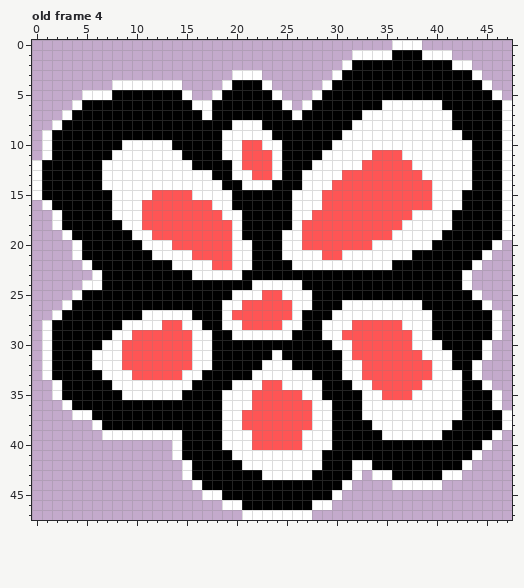
Pixel-art file, stored at Assets/Sprites/Explosion.aseprite. The picture above was drawn from the file before the commit.
48x48 pixels, 4 frames. Shown: old frame 4. The commit also changed other frames, which this record leaves out.
After:
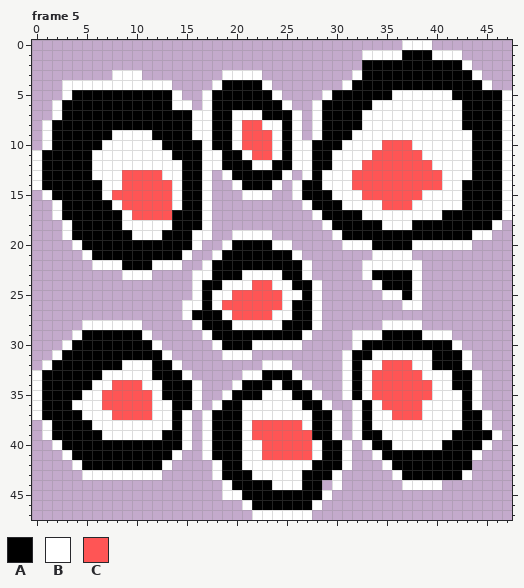
Palette (. is transparent): A #000000  B #ffffff  C #ff5555
A new or re-ordered frame is compared with the old frame closest to it.
The edit:
frames 4 -> 6
--- frame 5 is new; against old frame 4
@@ x 0..47 @@
- 0 ....................................BBB.........
- 1 ................................BBBBAAABBB......
- 2 ...............................BAAAAAAAAAABB....
- 3 ....................BBB.......BAAAAAAAAAAAAAB...
- 4 ........BBBBBBB....BAAAB.....BAAAAAAAAAAAAAAAB..
- 5 .....BBBAAAAAAAB..BAAAAAB...BAAAAAAAAAAAAAAAAAB.
- 6 ....BAAAAAAAAAAABBAAAAAAAB.BAAAAAAABBBBBBAAAAAAB
- 7 ...BAAAAAAAAAAAAABAAAAAAAABAAAAAABBBBBBBBBAAAAAB
- 8 ..BAAAAAAAAAAAAAAAAABBBAAAAAAAAABBBBBBBBBBAAAAAB
- 9 .BAAAAAAAAAAAAAAAAABBBBBAAAAAAABBBBBBBBBBBBAAAAB
-10 .BAAAAAAABBBBBAAAAABBCCBBAAAAABBBBBBBBBBBBBBAAAB
-11 .BAAAAAABBBBBBBAAAABBCCCBAAAABBBBBCCCBBBBBBBAAAB
-12 BAAAAAABBBBBBBBBAAAABCCCBAAABBBBBCCCCCBBBBBBAAAB
-13 BAAAAAABBBBBBBBBBBAABBCCBAABBBBCCCCCCCCBBBBBAAAB
-14 BAAAAAABBBBBBBBBBBBAABBBAAABBBCCCCCCCCCCBBBBAAAB
-15 BAAAAAAABBBBCCCCBBBBAAAAAABBBCCCCCCCCCCCBBBAAAAB
-16 .BAAAAAABBBCCCCCCCBBAAAAAABBBCCCCCCCCCCCBBBAAAAB
-17 ..BAAAAABBBCCCCCCCCBBAAAAABBCCCCCCCCCCBBBBAAAAAB
-18 ..BAAAAAABBCCCCCCCCCBAAAAABCCCCCCCCCCBBBBBAAAAAB
-19 ...BAAAAAABBCCCCCCCCBAAAABBCCCCCCCCCBBBBBAAAAAAB
-20 ....BAAAAAABBBCCCCCCBBAAABBCCCCCCCBBBBBBAAAAAAB.
-21 ....BAAAAAAABBBBCCCCBBAAABBBBCCBBBBBBBAAAAAAAB..
-22 .....BAAAAAAAABBBBCCBBAAAABBBBBBBBBBAAAAAAAAB...
-23 ......BAAAAAAAAABBBBBAAAAAAAAAAAAAAAAAAAAAAB....
-24 .....BBAAAAAAAAAAAAAAABBBBBAAAAAAAAAAAAAAAAB....
-25 ....BAAAAAAAAAAAAAAABBBCCBBBAAAAAAAAAAAAAAAAB...
-26 ...BAAAAAAAAAAAAAAABBCCCCCBBAAABBBBBBBBAAAAAAB..
-27 ..BAAAAAAAABBBBBAAABCCCCCCBAAABBBBBBBBBBAAAAAAB.
-28 .BAAAAAAABBBBCCBBAABBCCCCBBAABBBCCCCCBBBAAAAAAB.
-29 .BAAAAAABBCCCCCCBBAABBBBBBAAABBCCCCCCCBBAAAAAAB.
-30 .BAAAAABBCCCCCCCBBAAAAAAAAAAAABBCCCCCCBBBAAAAB..
-31 .BAAAABBBCCCCCCCBBAAAAAABAAAAAABCCCCCCCBBBAAAB..
-32 .BAAAABBBCCCCCCCBBAAAAABBBAAAAABBCCCCCCCBBAAB...
-33 .BAAAAABBBCCCCCBBAAAAABBBBBBAAABBCCCCCCCBBBAB...
-34 ..BAAAAABBBBBBBBAAAABBBCCBBBBAAABBCCCCCBBBBAAB..
-35 ..BAAAAAABBBBBBAAAABBBCCCCCBBAAAABBCCCBBBBBAAAB.
-36 ...BAAAAAAAAAAAAAAABBBCCCCCCBBAAABBBBBBBBBBAAAB.
-37 ....BBAAAAAAAAAAAAABBCCCCCCCBBAAABBBBBBBBBBAAAAB
-38 ......BAAAAAAAAAAAABBCCCCCCCBBAAAABBBBBBBBAAAAAB
-39 .......BBBBBBBBAAAABBBCCCCCBBBAAAAABBBBBBAAAAAB.
-40 ..............BAAAABBBCCCCCBBBAAAAAAAAAAAAAAAB..
-41 ..............BAAAAABBBBBBBBBAAAAAAAAAAAAAAAB...
-42 ...............BAAAAABBBBBBBBAAABBAAAAAAAAAB....
-43 ...............BAAAAAAABBBBBAAAAB.BBAAAAABB.....
-44 ................BAAAAAAAAAAAAAAB....BBBBB.......
-45 .................BBAAAAAAAAAAAB.................
-46 ...................BBAAAAAAABB..................
-47 .....................BBBBBBB....................
+ 0 .....................................BBB........
+ 1 .................................BBBBAAABBB.....
+ 2 .................................AAAAAAAAAAB....
+ 3 ........BBB........BBBB.........BAAAAAAAAAAAB...
+ 4 ...BBBBBBBBBBB....BAAAAB.......BAAAAAAAAAAAAAB..
+ 5 ...BAAAAAAAAAAB..BAAAAAAB....BAAAAAABBBBBBAAAAAB
+ 6 ..BAAAAAAAAAAABB.BAAAAAAAB..BAAAAABBBBBBBBBAAAAB
+ 7 ..BAAAAAAAAAAAAABBAABBBAAAB.BAAAABBBBBBBBBBAAAAB
+ 8 .BAAAAAAAAAAAAAABBAABCCBBAB.BAAAABBBBBBBBBBAAAAB
+ 9 .BAAAAAABBBBAAAABBAABCCCBAB.BAAABBBBBBBBBBBBAAAB
+10 .BAAAAABBBBBBAAAABAABCCCBABBAAABBBBCCCBBBBBBAAAB
+11 BAAAAABBBBBBBBAAABBAABCCBABBAABBBBCCCCCBBBBBAAAB
+12 BAAAAABBBBBBBBBAABBAAABBAABBAABBBCCCCCCCBBBBAAAB
+13 BAAAAABBBCCCCBBAAB.BAAAAAB.BABBBCCCCCCCCCBBBAAAB
+14 BAAAAAABBCCCCCBAAB..BAAAB.BAABBBCCCCCCCCCBBAAAAB
+15 .BAAAAABCCCCCCBAAB...BBB..BAAABBBCCCCCCBBBBAAAAB
+16 ..BAAAAABCCCCCBAAB.........BAAABBBBCCCBBBBBAAAAB
+17 ..BAAAAAABCCCCAAAB..........BAAAABBBBBBBBAAAAAAB
+18 ...BAAAAABBBBBAAAB...........BAAAAABBBAAAAAAAAB.
+19 ...BAAAAAABBBAAABB..BBBB......BAAAAAAAAAAAAABB..
+20 ....BAAAAAAAAAAAB..BAAAABB.....BBBAAAABBBBBB....
+21 .....BAAAAAAAAAB..BAAAAAAAB.......BBBB..........
+22 ......BBBAAABBB..BAAAAAAAAAB.....BBBBBB.........
+23 .........BBB....BBAAABBBBAAB.....BAAAAB.........
+24 ................BAABBBCCBBAAB.....BAAAB.........
+25 ................BABBCCCCCBBAB......BBAB.........
+26 ...............BBABCCCCCCBAAB........BB.........
+27 ...............BAAABCCCCBBAAB...................
+28 .....BBBBBB.....BAAABBBBBAAAB......BBBB.........
+29 ....BAAAAAAB.....BAAAAAAAAAB....BBBAAAABBB......
+30 ...BAAAAAAAAB.....BAAABBBBB.....BAAAAAAAAAB.....
+31 ..BAAAAAAAAAAB.....BBB.........BAABBBBBBAAAB....
+32 .BAAAAAAABBBAAB........BBB.....BABBCCCBBAAAB....
+33 BAAAAAABBBBBAAAB.....BBAAAB....BABCCCCCBBBAAB...
+34 BAAAAABBCCCBBAAAB...BAAABAAB...BABCCCCCCBBAAB...
+35 BAAAABBCCCCCBAAAB..BAAABBBAAB..BABCCCCCCBBBAB...
+36 BAAABBBCCCCCBBAAB.BAABBBBBBAAB..BABCCCCBBBBAB...
+37 BAAAABBBCCCCBBAB.BAAABBBBBBBAAB.BABBCCCBBBBAAB..
+38 .BAAAABBBBBBBBAB.BAAABCCCCCBAAB.BABBBBBBBBBAAB..
+39 .BAAAAABBBBBBAAB.BAAABCCCCCCAAB.BAABBBBBBBAAAAB.
+40 ..BAAAAAAAAAAAAB.BAAABBCCCCCBAAB.BAABBBBBAAAAB..
+41 ...BAAAAAAAAAAB..BAAABBCCCCCBAAB..BAAAAAAAAAB...
+42 ....BAAAAAAAAB....BAABBBBBBBAAAB...BAAAAAAAA....
+43 .....BBBBBBBB.....BAAABBBBBAAAB.....BAAAAAAB....
+44 ...................BAAAABBBAA.B......BBBB.......
+45 ...................BBAAAAAAAAB..................
+46 .....................BAAAAAAB...................
+47 ......................BBBBBB....................
Pixel boxes of the changes (left, top, right, bottom) in both pictures:
changed: (32, 40, 512, 520)
